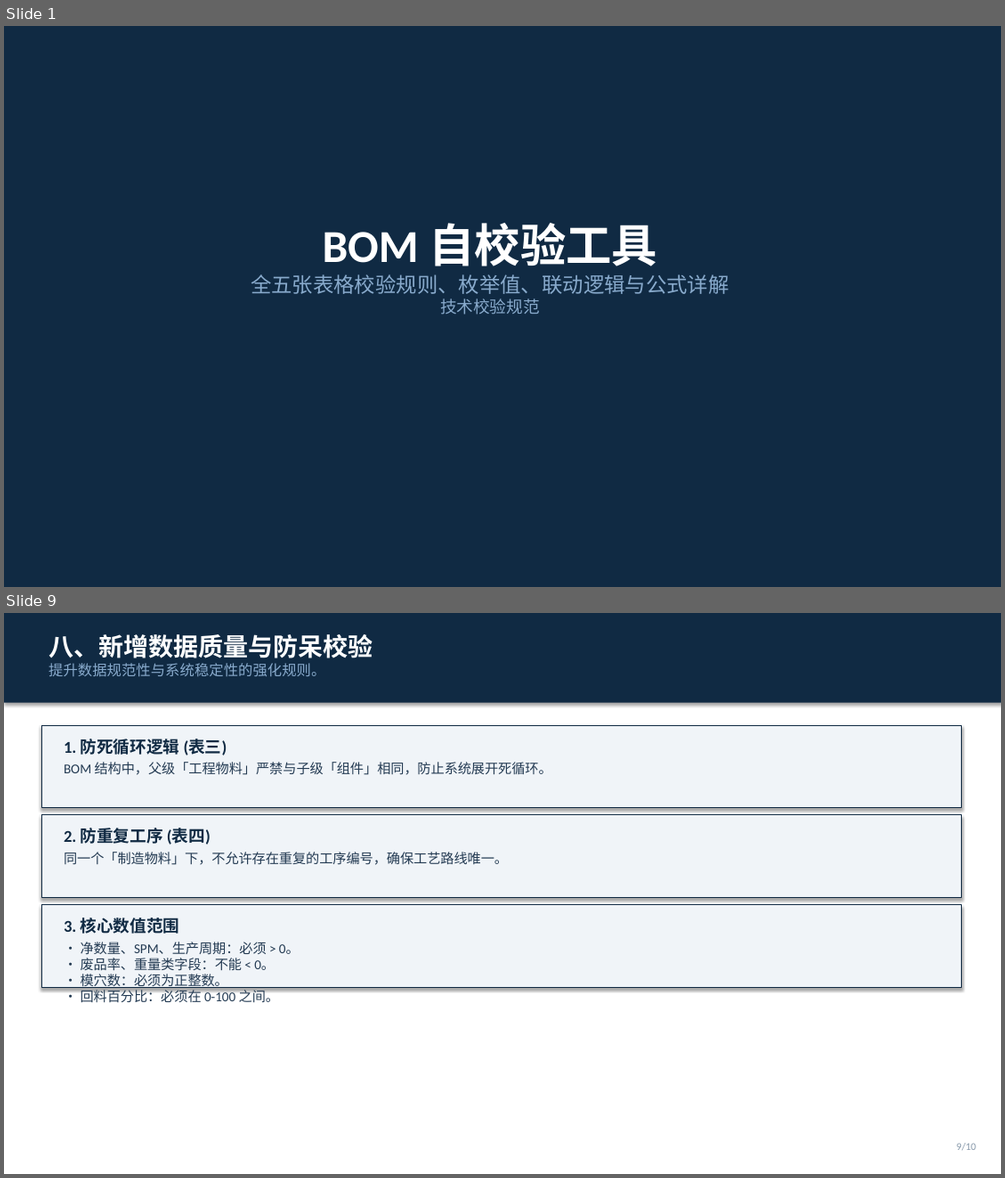
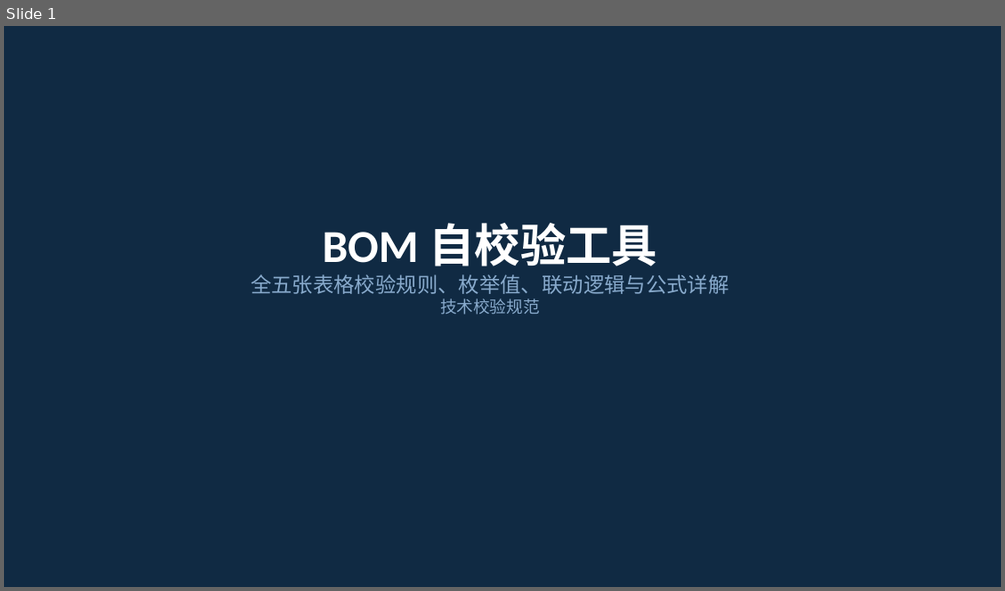
Before and after one commit to 18267313713-source/bom-check-tool, a slide deck: BOM_校验规则详情汇总.pptx. Shown one above the other, each under a label of ours: slides 1 and 9 before the commit, slide 1 after it; the slides between them are not shown. The pictures are 1005x1178 and 1005x591 pixels, drawn with LibreOffice and Linux fonts; fonts in the diff are those of the drawing. Boxes give left, top, right and bottom in pixels: in the first picture for what was removed or moved away, otherwise in the second. Text is boxed around its words. In the diff, an @@ line names an element or a change of style, - is before the commit and + after.

```diff
--- a/BOM_校验规则详情汇总.pptx
+++ b/BOM_校验规则详情汇总.pptx
@@ slide 9 removed at [4,613,1001,1174], background #FFFFFF @@
@@ rectangle removed at [4,613,1001,703] @@
@@ text removed at [48,634,372,676] @@
-八、新增数据质量与防呆校验
-提升数据规范性与系统稳定性的强化规则。
@@ rectangle removed at [41,725,961,807] @@
@@ text removed at [64,738,552,775] @@
-1. 防死循环逻辑 (表三)
-BOM 结构中，父级「工程物料」严禁与子级「组件」相同，防止系统展开死循环。
@@ rectangle removed at [41,815,961,897] @@
@@ text removed at [64,827,508,865] @@
-2. 防重复工序 (表四)
-同一个「制造物料」下，不允许存在重复的工序编号，确保工艺路线唯一。
@@ rectangle removed at [41,905,961,987] @@
@@ text removed at [64,917,299,1002] @@
-3. 核心数值范围
-• 净数量、SPM、生产周期：必须 > 0。
-• 废品率、重量类字段：不能 < 0。
-• 模穴数：必须为正整数。
-• 回料百分比：必须在 0-100 之间。
@@ text removed at [956,1143,976,1150] @@
-9/10
```
Also in this commit, not shown: 7 slides changed, 2 other files.
